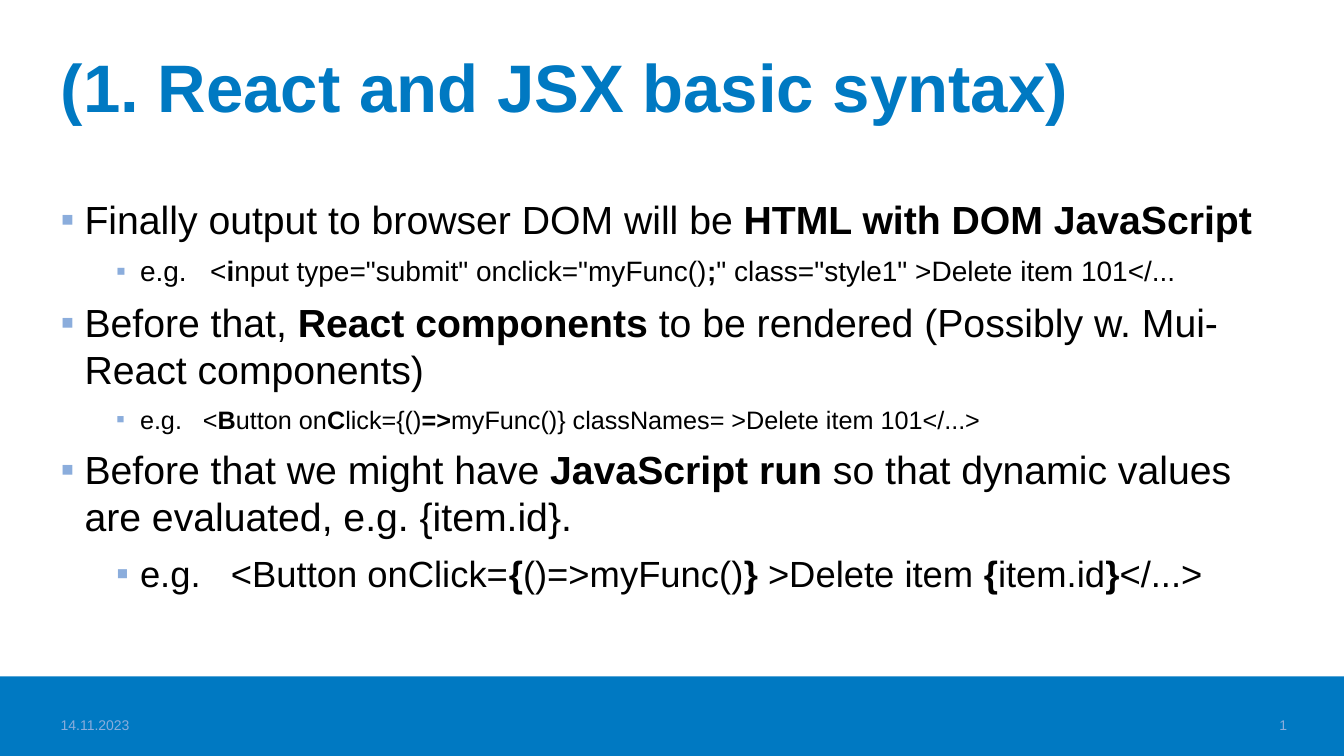
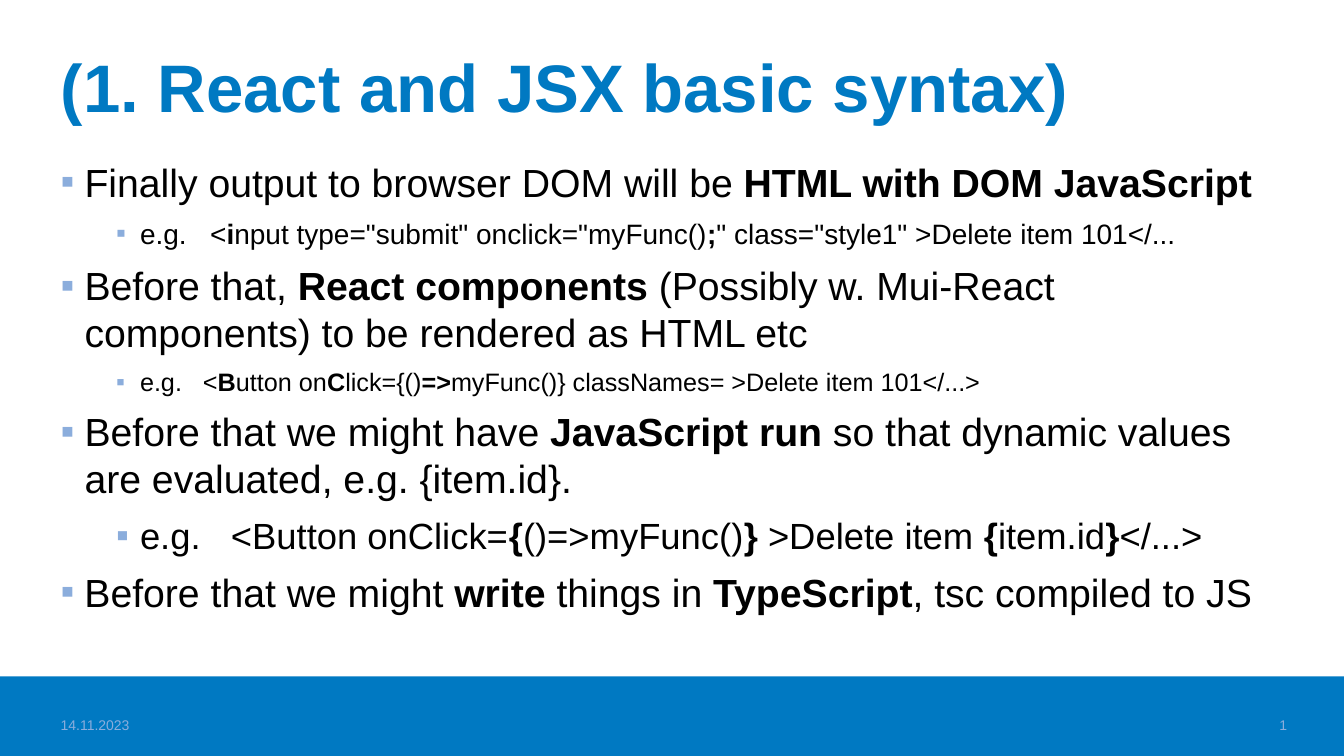
Before and after one commit to haagahelia/ohke-teknologiat, a slide deck: slide 1 of 05_frontend/Frontend_VideoTopics.pptx. Drawn at 1344x756 pixels with LibreOffice and Linux fonts; fonts in the diff are those of the drawing; background and template pictures are left out. Boxes give left, top, right and bottom in pixels: in the first picture for what was removed or moved away, otherwise in the second. Text is boxed around its words. In the diff, an @@ line names an element or a change of style, - is before the commit and + after.

```diff
--- a/05_frontend/Frontend_VideoTopics.pptx
+++ b/05_frontend/Frontend_VideoTopics.pptx
@@ text "Finally output to browser DOM ...": place and size @@
-text "Finally output to browser DOM ..." at (85,205,1252,594)
+text "Finally output to browser DOM ..." at (84,168,1252,615)
@@ text at (85,271,1054,355): text changed @@
-▪ Before that, React components to be rendered (Possibly w. Mui-React components)
+▪ Before that, React components (Possibly w. Mui-React components) to be rendered as HTML etc
@@ text at (84,578,1252,615): paragraph added @@
+▪ Before that we might write things in TypeScript, tsc compiled to JS
```
Also in this commit, not shown: 1 other slide changed, 1 other file.
